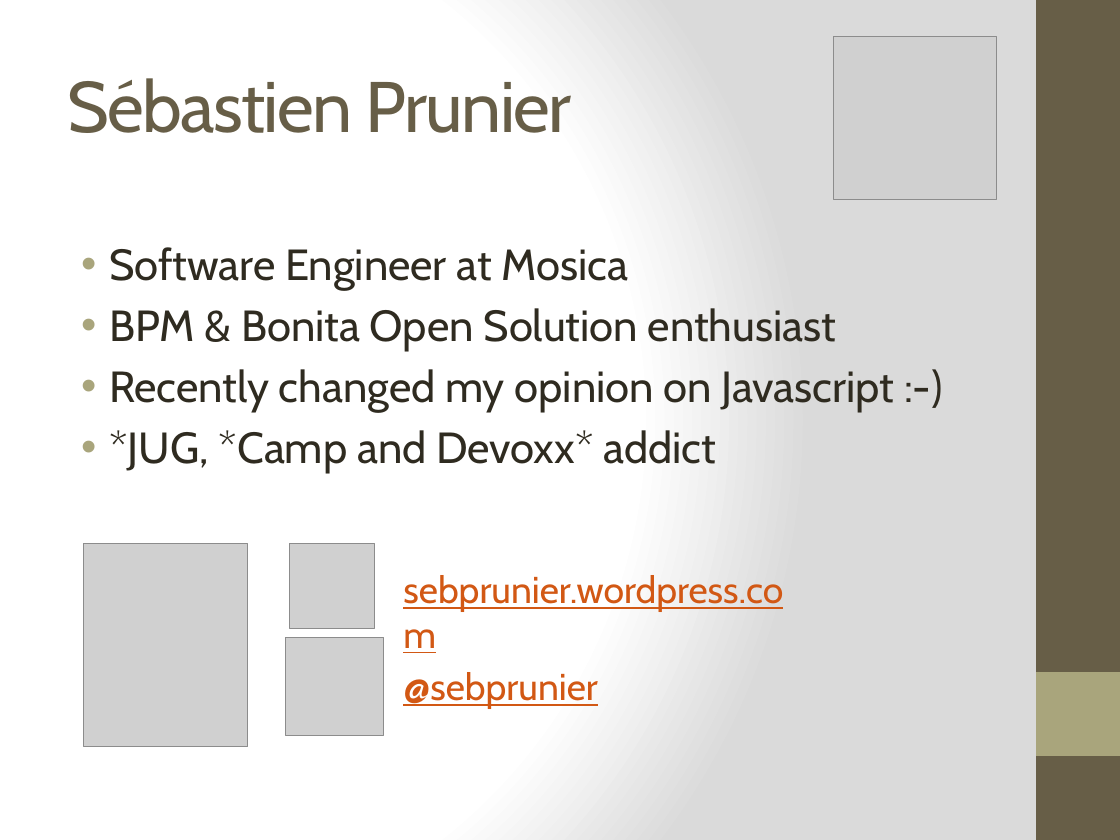
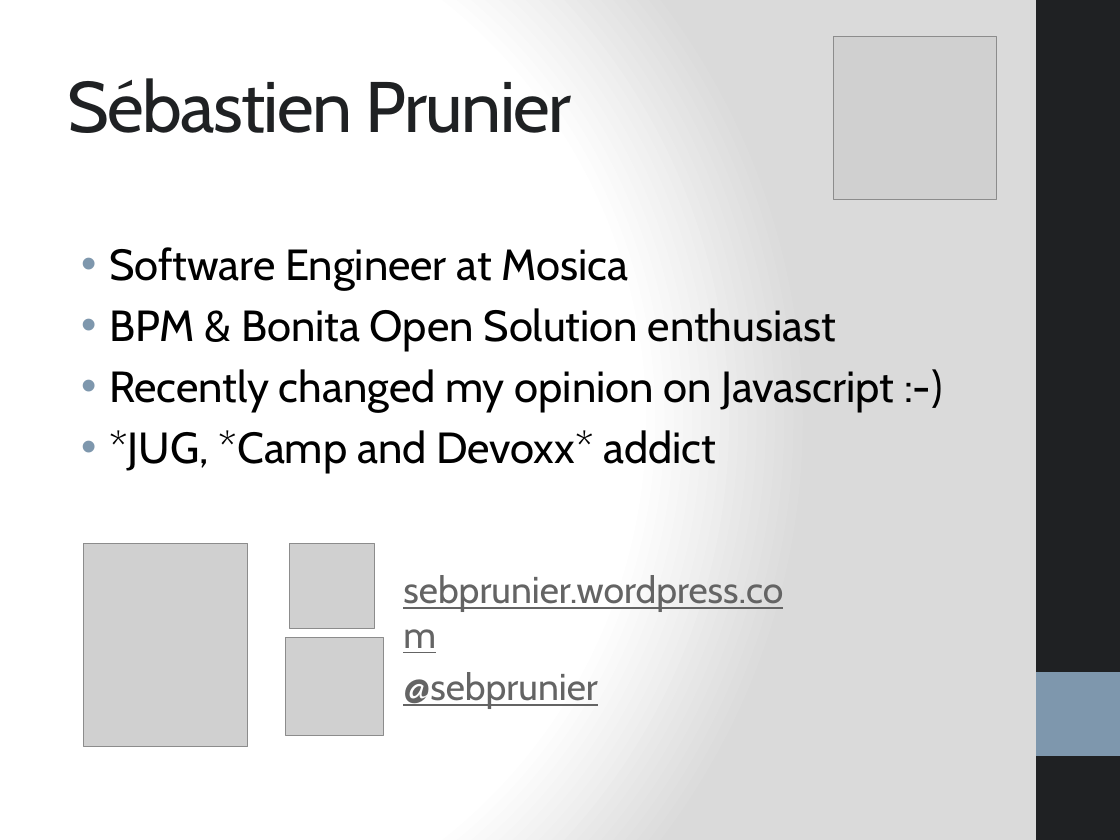
Before and after one commit to bouquetf/call-for-paper, a slide deck: slide 3 of slides/slides.pptx. Drawn at 1120x840 pixels with LibreOffice and Linux fonts; fonts in the diff are those of the drawing; grey boxes stand for pictures. Boxes give left, top, right and bottom in pixels: in the first picture for what was removed or moved away, otherwise in the second. Text is boxed around its words. In the diff, an @@ line names an element or a change of style, - is before the commit and + after.

Commit message:
changing style

```diff
--- a/slides/slides.pptx
+++ b/slides/slides.pptx
@@ rectangle at <box>1036,0,1120,840</box>: fill #675E47 to #1F2123 @@
@@ title "Sébastien Prunier" at <box>67,78,572,133</box>: text colour #675E47 to #1F2123 @@
@@ text "Software Engineer at Mosica" at <box>109,247,894,473</box>: text colour #2F2B20 to #000000; bullet colour #A9A57C to #7E97AD @@
@@ text "sebprunier.wordpress.com" at <box>403,575,783,612</box>: text colour #D25814 to #646464 @@
@@ text "@sebprunier" at <box>403,672,597,709</box>: text colour #D25814 to #646464 @@
@@ rectangle at <box>1036,672,1120,756</box>: fill #A9A57C to #7E97AD @@
```
Also in this commit, not shown: 22 other slides changed.
